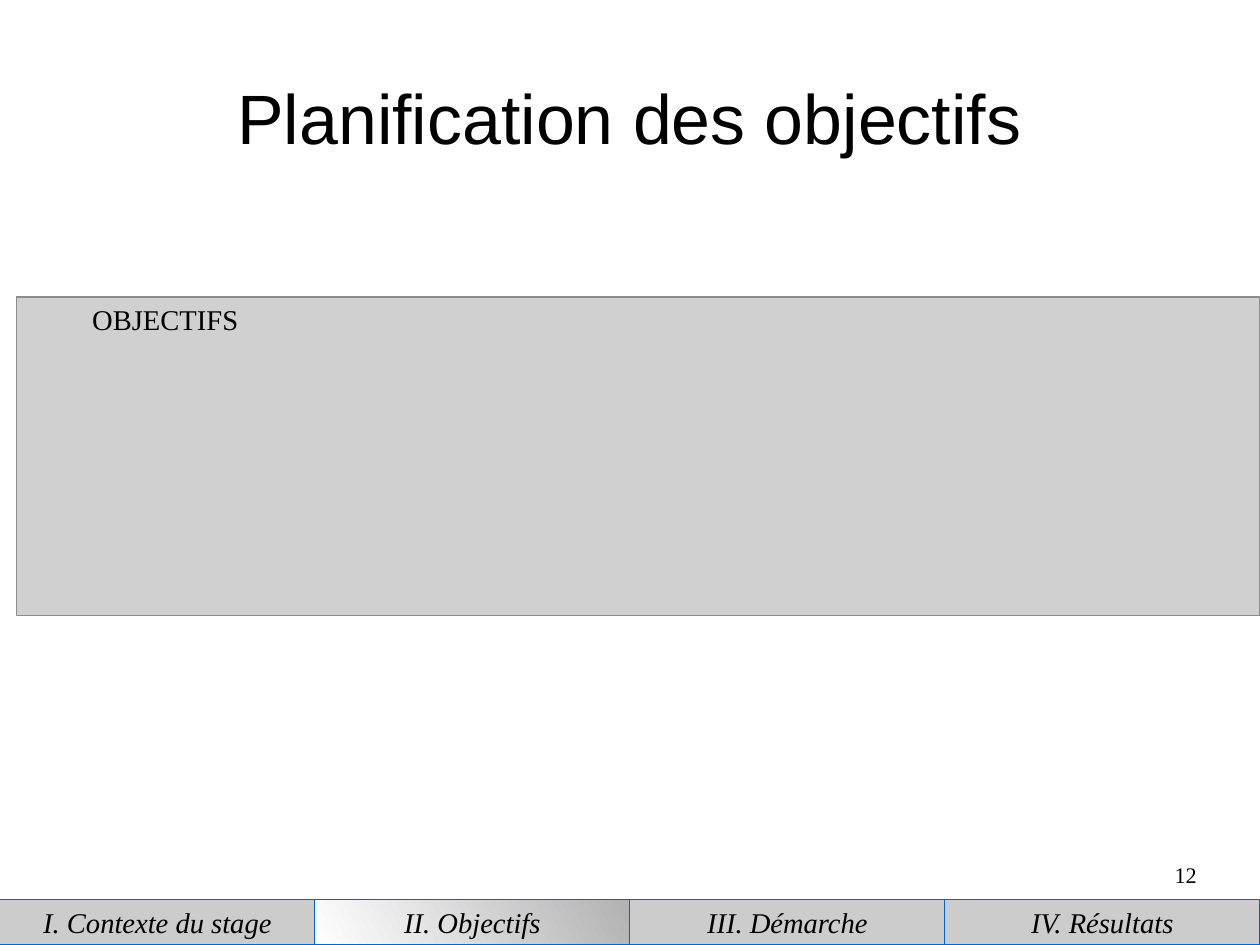
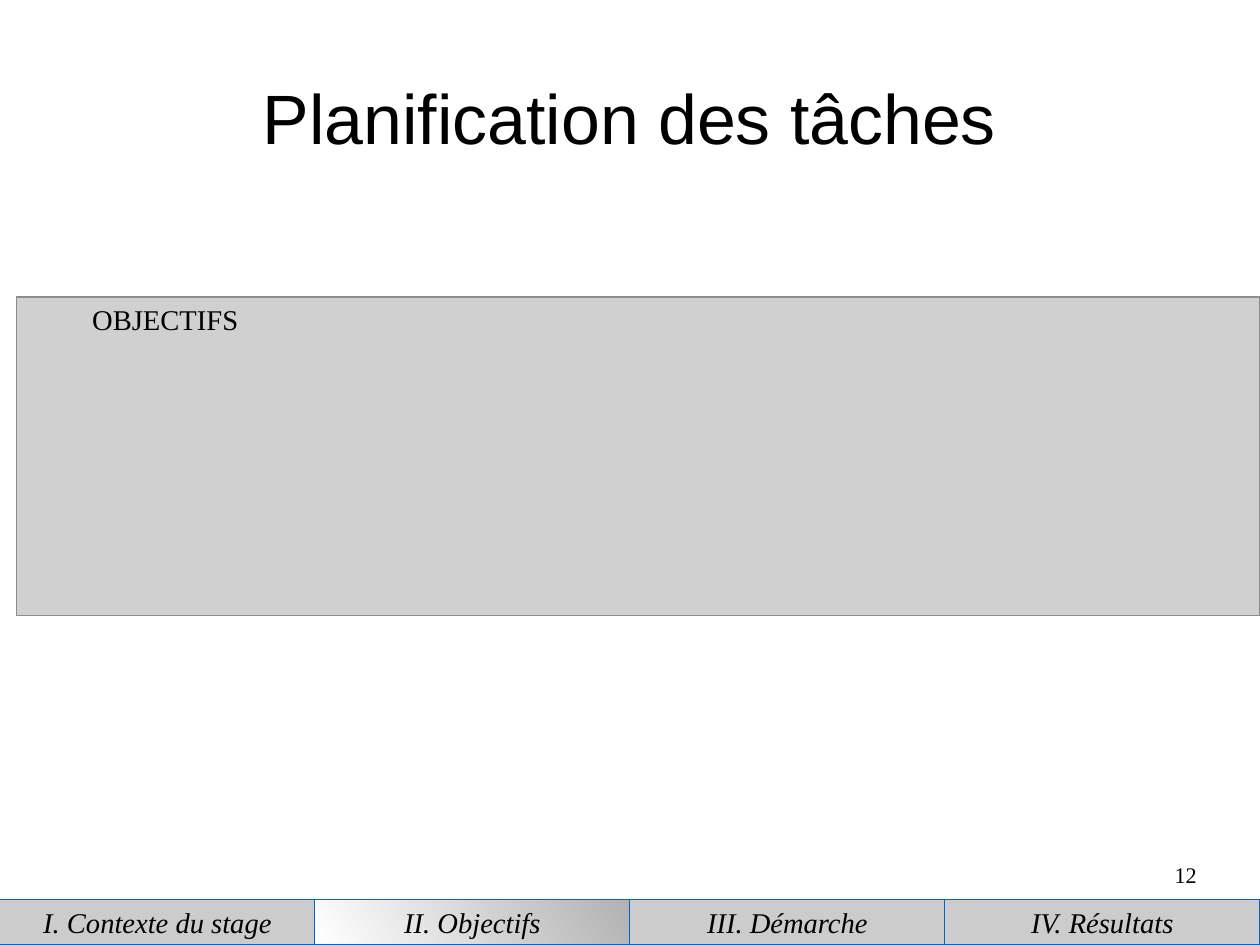
Before and after one commit to piatf/Report-2016-interniship-BioMedIA, a slide deck: slide 12 of presentation.odp. Drawn at 1260x945 pixels with LibreOffice and Linux fonts; fonts in the diff are those of the drawing; grey boxes stand for pictures. Boxes give left, top, right and bottom in pixels: in the first picture for what was removed or moved away, otherwise in the second. Text is boxed around its words. In the diff, an @@ line names an element or a change of style, - is before the commit and + after.

```diff
--- a/presentation.odp
+++ b/presentation.odp
@@ title at [263,93,996,145]: text changed @@
-Planification des objectifs
+Planification des tâches
```
Also in this commit, not shown: 9 other slides changed, 1 slide added, 2 slides removed.
